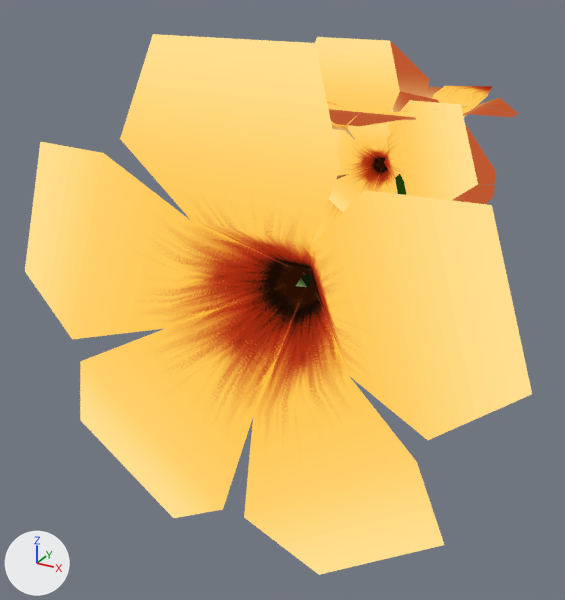
The glTF model frontend/public/models/stylized_flowers_stage2.glb: old version first, new version second.
Camera for both pictures: a 50 mm lens placed at (2.57, -6.8, 1.71), pointed at (-0.09, -1.97, -0.7). The lights are fixed; the arrows at lower left show +X, +Y and +Z.

In view in the first picture: 'Stage1', 'Stage2', 'Stage3', 'Stage4', 'Stage5'.
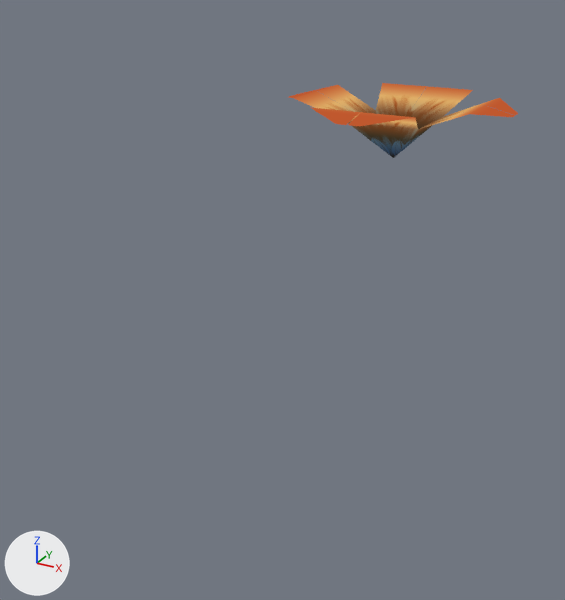
What differs and where, as boxes (x1, y1, x2, y2) in the pictures (565 x 600 px):
'Stage5', deleted: before (25, 34, 532, 575)
'Stage4', deleted: before (313, 37, 495, 242)
'Stage3', deleted: before (329, 42, 496, 212)
'Stage1', deleted: before (327, 86, 492, 129)
'Stage2', unchanged, uncovered by the edit: before (329, 87, 518, 126); after (289, 83, 518, 158)

Patch to the scene script:
```diff
--- a/frontend/public/models/stylized_flowers_stage2.glb.py
+++ b/frontend/public/models/stylized_flowers_stage2.glb.py
@@ ob_stage3 @@
-ob_stage3 = bpy.data.objects.new('Stage3', me_flower_layer_1_flowers_0)
-ob_stage3.location = (0.0, 0.0, 0.0)
@@ ob_stage1 @@
-ob_stage1 = bpy.data.objects.new('Stage1', me_evil_flower_flowers_0)
-ob_stage1.location = (0.0, 0.0, 0.0)
@@ ob_stage4 @@
-ob_stage4 = bpy.data.objects.new('Stage4', me_flower_layer_2_flowers_0)
-ob_stage4.location = (0.0, 0.0, 0.0)
@@ ob_stage5 @@
-ob_stage5 = bpy.data.objects.new('Stage5', me_yellow_flower_stem_flowers_0)
-ob_stage5.location = (0.0, 0.0, 0.0)
```
